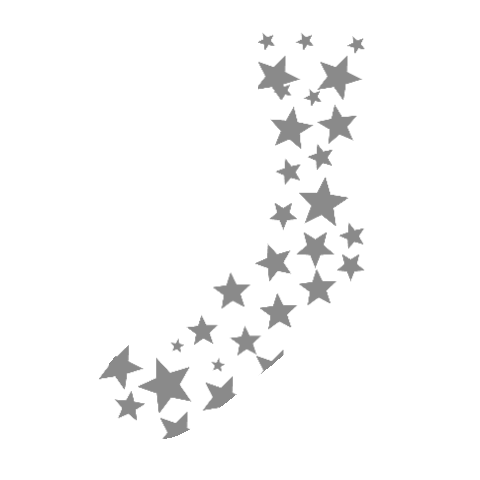
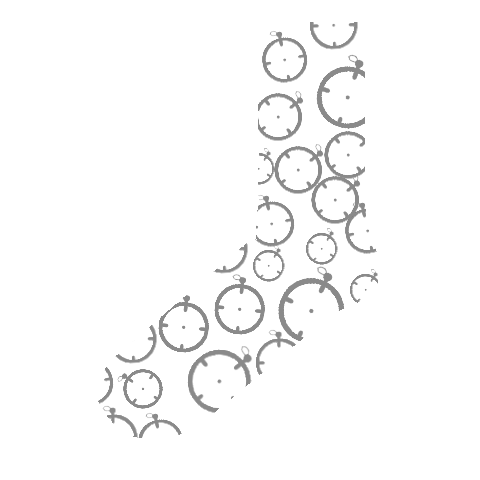
Layers edited between the first and the second 480px x 480px image:
added layer "Layer #4" above "Layer #3" over [98, 22, 378, 438]
hid "Layer #2" over [98, 32, 365, 439]
